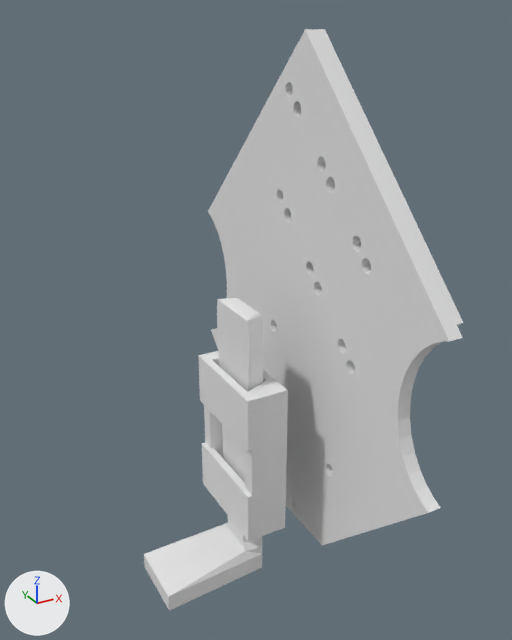
Renders of the Blender file blender/blend/v001/back_plate_v1.blend from each side of a commit.
Rendered twice from a 50 mm lens placed at (-133.0, -205.0, 112.0), pointed at (-24.0, -7.0, 13.0). Lighting does not change. The marker at lower left points along +X, +Y and +Z. The older version comes first.

In view in the first picture: 'backPlate', 'clamp', 'spine'.
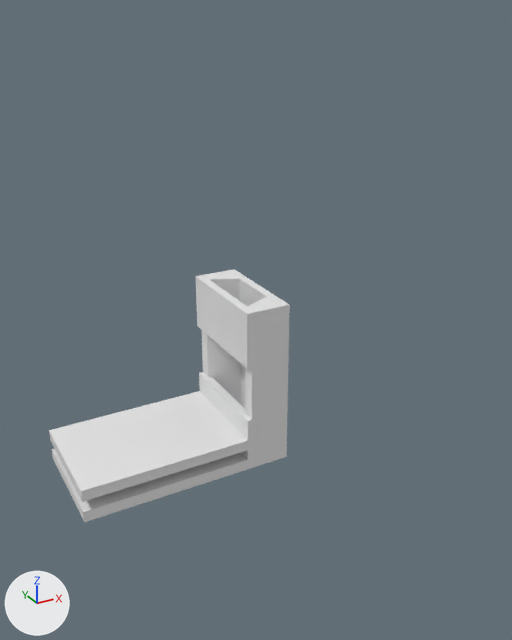
What differs and where, as boxes (x1, y1, x2, y2) in the pictures (512 x 640 px):
'backPlate', hidden: before (208, 29, 463, 545)
'clamp', reshaped, moved (166% wider, 33% taller): before (198, 351, 288, 541); after (49, 269, 290, 522)
'spine', deleted: before (144, 298, 263, 611)
part 1 of me_cube, built on: before (202, 444, 252, 541); after (49, 374, 252, 522)

Patch to the scene script:
```diff
--- a/blender/blend/v001/back_plate_v1.blend.py
+++ b/blender/blend/v001/back_plate_v1.blend.py
@@ me_cube @@
 # used by ob_clamp; location = (-20.0, 0.0, -40.0); scale = (1.5, 20.0, 30.0)
-me_cube.from_pydata(...)  # 70 vertices, 52 faces; spans x -9.67..1.0, y -1.0..1.0, z -1.0..1.0
+me_cube.from_pydata(...)  # 96 vertices, 69 faces; spans x -49.0..1.0, y -1.0..1.0, z -1.0..1.0
+# me_cube part 1
+# 4 faces are deleted
+# 14 vertices are added at x -49.0..-9.33, y -1.0..1.0, z -1.0..-0.73
+# 12 new vertices lie (0.0, 0.0, 0.13) away from vertices in x -49.0..-9.33, y -1.0..1.0, z -1.0..-0.73
+# 21 new faces join them
@@ ob_spine @@
-ob_spine = bpy.data.objects.new('spine', me_cube_003)
-ob_spine.location = (-26.3, 0.0, -40.0)
-ob_spine.scale = (3.5, 10.0, 55.9)
@@ ob_clamp @@
 ob_clamp = bpy.data.objects.new('clamp', me_cube)
-ob_clamp.location = (-20.0, 0.0, -40.0)
+ob_clamp.location = (-20.0, 0.0, -7.7)
 ob_clamp.scale = (1.5, 20.0, 30.0)
@@ ob_backplate @@
 ob_backplate = bpy.data.objects.new('backPlate', me_cube_007)
-ob_backplate.location = (0.0, 0.0, 0.0)
+ob_backplate.location = (-6.4, 0.0, 40.3)
 ob_backplate.rotation_euler = (-0.785, 0.0, 0.0)  # degrees (-45, 0, 0)
 ob_backplate.scale = (2.5, 75.0, 75.0)
+ob_backplate.hide_render = True
```
